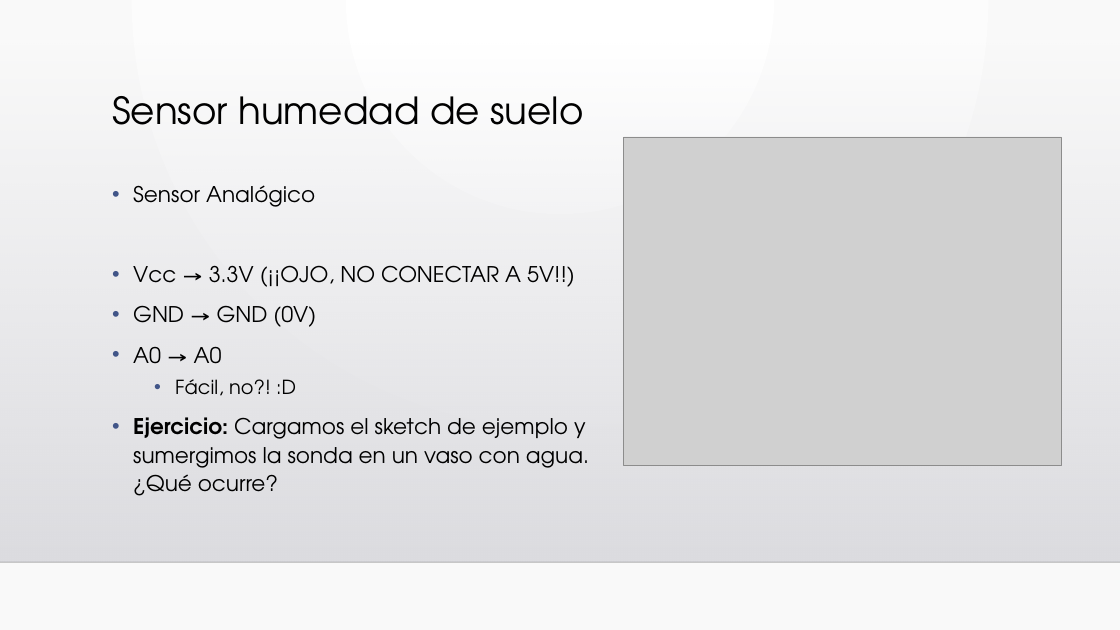
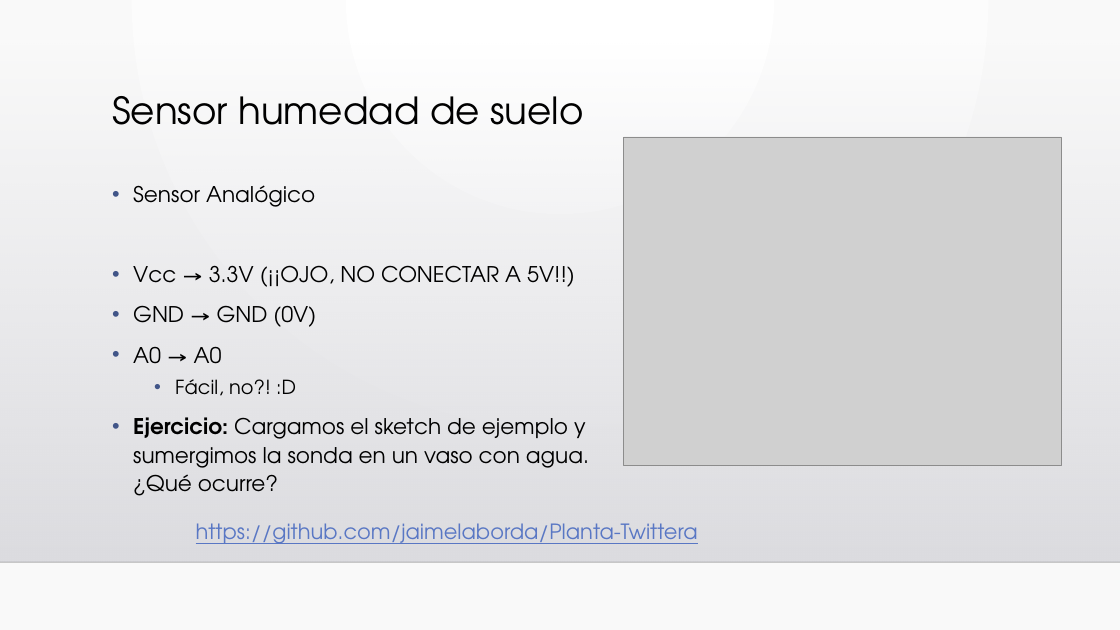
Before and after one commit to jaimelaborda/Planta-Twittera, a slide deck: slide 15 of Taller Introducción a IoT.pptx. Drawn at 1120x630 pixels with LibreOffice and Linux fonts; fonts in the diff are those of the drawing; grey boxes stand for pictures; background and template pictures are left out. Boxes give left, top, right and bottom in pixels: in the first picture for what was removed or moved away, otherwise in the second. Text is boxed around its words. In the diff, an @@ line names an element or a change of style, - is before the commit and + after.

Commit message:
Presentation updated

```diff
--- a/Taller Introducción a IoT.pptx
+++ b/Taller Introducción a IoT.pptx
@@ text added at bbox=[196, 523, 698, 544], 18 pt, text #5977C4, underline @@
+https://github.com/jaimelaborda/Planta-Twittera
```
Also in this commit, not shown: 2 other slides changed, 2 other files.
